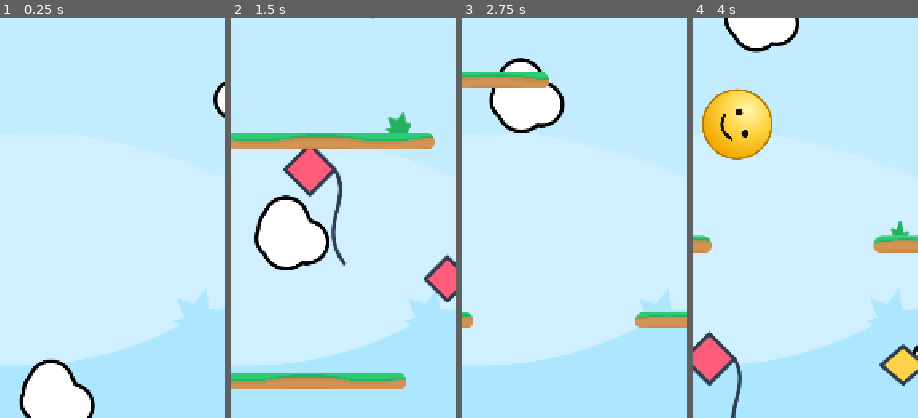
Above: before the commit, frames 1-4 (left to right).
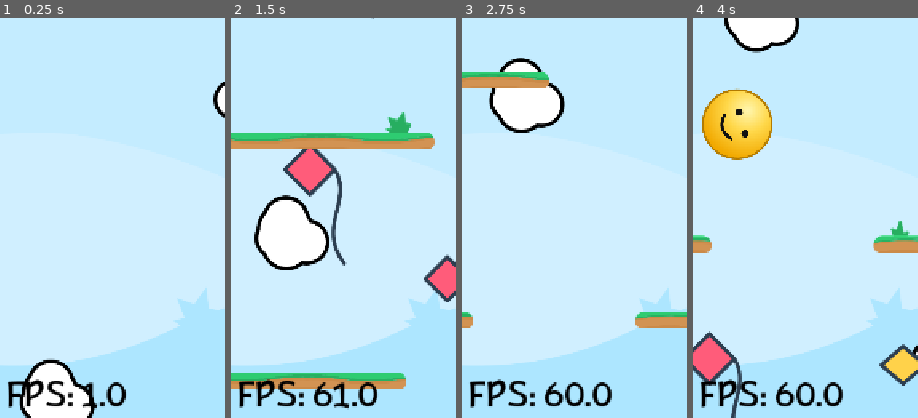
Above: after the commit, the same moments.

Repository: hamma2/droppin
Game: Godot game, scene res://Scenes/main.tscn
Same seed, same stepped clock (60 frames per second), same inputs: the game is played once before the commit and once after it.
Inputs (mouse positions are % of the whole screen's width and height, from its top left):
- Up to frame 1 (0.25 s): no input
- Up to frame 2 (1.5 s): move the mouse to (72, 45) at 0.52 s; hold Right (ui_right) 0.53-1.25 s; hold Shift 0.53-1.25 s; click (72, 45) at 0.67 s; drag from (30, 55) to (45, 70) at 1.27 s
- Up to frame 3 (2.75 s): move the mouse to (60, 28) at 2.02 s; hold Right (ui_right) from 2.03 s (still down); hold Shift from 2.03 s (still down)
- Up to frame 4 (4 s): release Right (ui_right) at 2.75 s; release Shift at 2.75 s; drag from (45, 70) to (20, 35) at 2.77 s; move the mouse to (80, 65) at 3.52 s; hold Left (ui_left) from 3.53 s (still down); hold Shift from 3.53 s (still down)
The pictures show only the part of the screen within x 4-54%, y 46-96%; the shares and areas given below are measured in that part.

The runs differ from the first frame. In frame 1, 1.4% of the frame differs, in the area x 3-56%, y 90-98%; in frame 2, 1.7%; in frame 3, 1.8%, in the area x 3-67%, y 90-98%; in frame 4, 1.8%.

Commit message:
add FPS Monitoring Label

Diff:
--- /dev/null
+++ b/Materials/standart_label_settings.tres
@@ -0,0 +1,13 @@
+[gd_resource type="LabelSettings" format=3 uid="uid://oq7hvabtltik"]
+
+[ext_resource type="FontFile" uid="uid://b4cgaryrbhw5e" path="res://Fonts/Marhey-VariableFont_wght.ttf" id="1_bncwp"]
+
+[sub_resource type="FontVariation" id="FontVariation_njvhp"]
+base_font = ExtResource("1_bncwp")
+variation_embolden = 0.5
+
+[resource]
+line_spacing = 0.0
+font = SubResource("FontVariation_njvhp")
+font_size = 50
+font_color = Color(0, 0, 0, 1)
--- a/Scenes/Parallax_Themes/ui.tscn
+++ b/Scenes/Parallax_Themes/ui.tscn
@@ -1,17 +1,10 @@
-[gd_scene load_steps=9 format=3 uid="uid://cx47dkjaftn5f"]
+[gd_scene format=3 uid="uid://cx47dkjaftn5f"]
 
 [ext_resource type="Script" uid="uid://bhfmqm2goh7pw" path="res://Scripts/ui/score_label.gd" id="1_6beja"]
+[ext_resource type="LabelSettings" uid="uid://oq7hvabtltik" path="res://Materials/standart_label_settings.tres" id="1_gaouq"]
 [ext_resource type="FontFile" uid="uid://b4cgaryrbhw5e" path="res://Fonts/Marhey-VariableFont_wght.ttf" id="2_njvhp"]
 [ext_resource type="Script" uid="uid://bjxq5vt0u5lb0" path="res://Scripts/ui/RestartButton.gd" id="2_ttokp"]
-
-[sub_resource type="FontVariation" id="FontVariation_njvhp"]
-base_font = ExtResource("2_njvhp")
-variation_embolden = 0.5
-
-[sub_resource type="LabelSettings" id="LabelSettings_6iyac"]
-line_spacing = 0.0
-font = SubResource("FontVariation_njvhp")
-font_size = 50
+[ext_resource type="Script" uid="uid://dwt0mttqq1av5" path="res://Scripts/Monitoring/FPS.gd" id="5_yk00d"]
 
 [sub_resource type="FontVariation" id="FontVariation_ttokp"]
 base_font = ExtResource("2_njvhp")
@@ -42,16 +35,16 @@
 corner_radius_bottom_right = 10
 corner_radius_bottom_left = 10
 
-[node name="UI" type="CanvasLayer"]
+[node name="UI" type="CanvasLayer" unique_id=647077456]
 process_mode = 3
 
-[node name="Control" type="Control" parent="."]
+[node name="Control" type="Control" parent="." unique_id=41019840]
 layout_mode = 3
 anchors_preset = 0
 size_flags_horizontal = 3
 size_flags_vertical = 3
 
-[node name="ScoreLabel" type="Label" parent="Control"]
+[node name="ScoreLabel" type="Label" parent="Control" unique_id=1721089042]
 modulate = Color(0, 0, 0, 1)
 layout_mode = 0
 offset_left = 51.0
@@ -59,10 +52,10 @@
 offset_right = 238.0
 offset_bottom = 96.0
 text = "Score: 0"
-label_settings = SubResource("LabelSettings_6iyac")
+label_settings = ExtResource("1_gaouq")
 script = ExtResource("1_6beja")
 
-[node name="RestartButton" type="Button" parent="Control"]
+[node name="RestartButton" type="Button" parent="Control" unique_id=993381239]
 layout_mode = 0
 offset_left = 256.0
 offset_top = 350.0
@@ -74,3 +67,13 @@
 theme_override_styles/hover_pressed = SubResource("StyleBoxFlat_jkdf5")
 text = "Restart"
 script = ExtResource("2_ttokp")
+
+[node name="Performance" type="Label" parent="Control" unique_id=1730062959]
+layout_mode = 0
+offset_left = 37.0
+offset_top = 1159.0
+offset_right = 158.0
+offset_bottom = 1246.0
+text = "FPS: "
+label_settings = ExtResource("1_gaouq")
+script = ExtResource("5_yk00d")
--- a/Scripts/GameManager.gd
+++ b/Scripts/GameManager.gd
@@ -20,6 +20,9 @@
 var prev_y_position: float = 0.0
 
 var game_active: bool = true
+
+# performance monitoring
+var _performance_monitoring_enabled: bool = false
 
 @export var end_game_on_ceiling_hit: bool = true
 
@@ -107,6 +110,9 @@
         camera.base_speed = levelSettings.base_speed
         camera.speed_increase = levelSettings.speed_increase
 
+    if levelSettings != null:
+        _performance_monitoring_enabled = levelSettings.performance_monitoring_enabled
+
 func _physics_process(_delta):
     if not game_active or ball == null:
         return
--- /dev/null
+++ b/Scripts/Monitoring/FPS.gd
@@ -0,0 +1,15 @@
+extends Label
+
+
+# Called when the node enters the scene tree for the first time.
+func _ready() -> void:
+    var game_manager: Node = find_parent("GameManager")
+    await game_manager.ready
+    if game_manager._performance_monitoring_enabled:
+        visible = true
+    else:
+        visible = false
+
+# Called every frame. 'delta' is the elapsed time since the previous frame.
+func _process(_delta: float) -> void:
+    text = "FPS: " + str(Performance.get_monitor(Performance.TIME_FPS))
--- a/Scripts/Resources/LevelSettingsData.gd
+++ b/Scripts/Resources/LevelSettingsData.gd
@@ -25,11 +25,13 @@
 
 @export var ball_friction: float = 0.3
 
+@export var performance_monitoring_enabled: bool = false
+
 func _init(p_extra_data_list: Array[ExtraData] = [], p_level_name: String = "Level 1",
             p_gravity_scale: float = 1.0, p_barrier_spacing_scalegap_width_scale: float = 3.0,
             p_barrier_spacing_scale: float = 0.3, p_spawn_interval_sclae: float = 350,
             p_base_speed: float = 350.0, p_speed_increase: float = 1.0, p_ball_bounce: float = 0.56,
-            p_ball_friction: float = 0.3
+            p_ball_friction: float = 0.3, p_performance_monitoring_enabled: bool = false
             ) -> void:
     extra_data_list = p_extra_data_list
     level_name = p_level_name
@@ -41,3 +43,4 @@
     speed_increase = p_speed_increase
     ball_bounce = p_ball_bounce
     ball_friction = p_ball_friction
+    performance_monitoring_enabled = p_performance_monitoring_enabled
--- a/StaticData/Levels/Level_1/Level_1_settings.tres
+++ b/StaticData/Levels/Level_1/Level_1_settings.tres
@@ -14,4 +14,5 @@
 extra_data_list = Array[ExtResource("1_2dygm")]([ExtResource("2_2dygm"), ExtResource("3_121md"), ExtResource("5_2yu84"), ExtResource("6_1hmks"), ExtResource("6_jfdev"), ExtResource("7_jfdev")])
 speed_increase = 1.2
 base_speed = 400.0
+performance_monitoring_enabled = true
 metadata/_custom_type_script = "uid://otosgdtm7fva"
Not shown, added: Scripts/Monitoring/FPS.gd.uid
Not shown: 1 places in StaticData/Levels/Level_1/Level_1_settings.tres that only renumber resources
